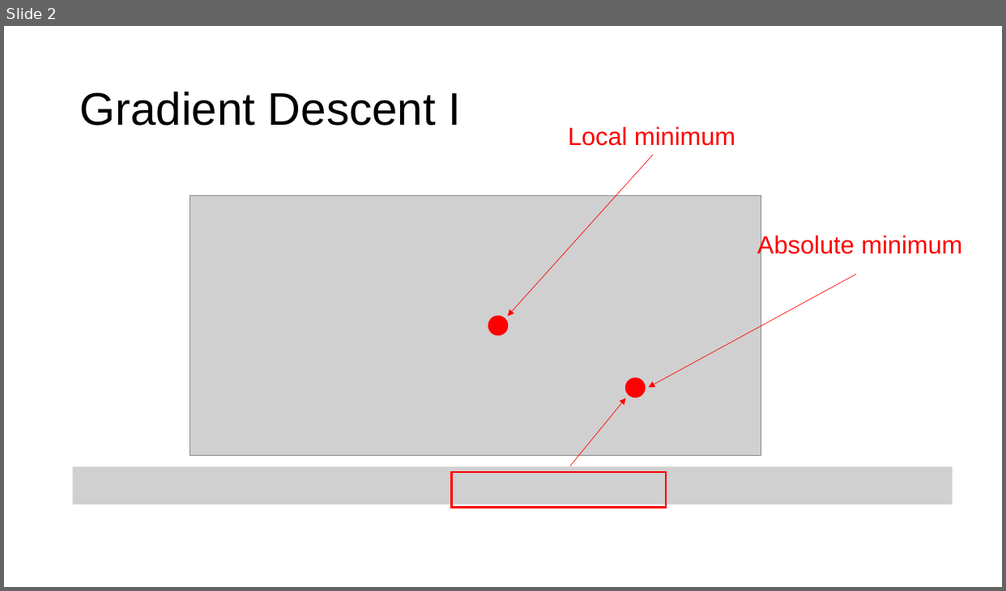
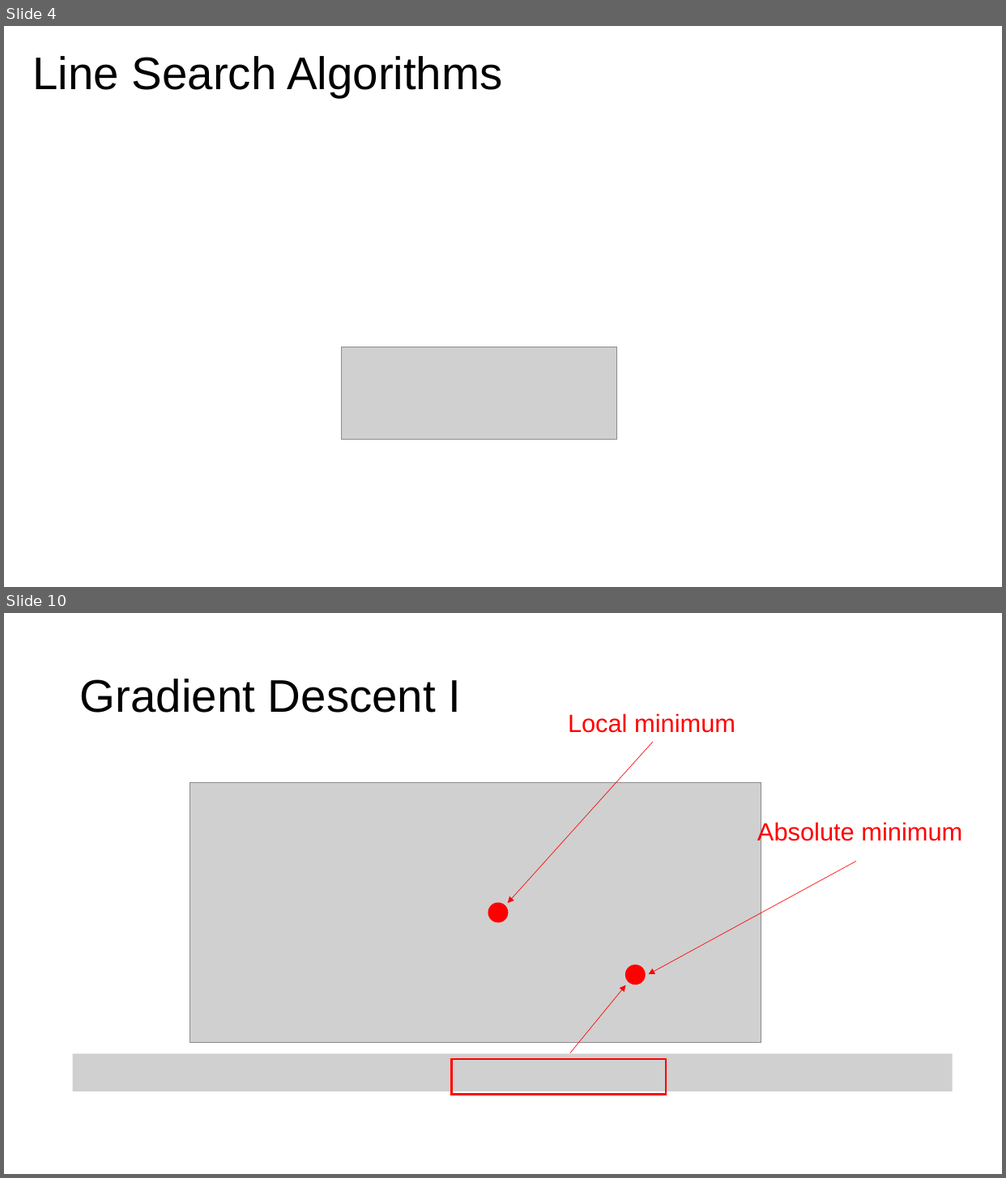
Before and after one commit to toelt-llc/MACHINE-LEARNING-SCHOOL-INAF, a slide deck: DAY1/02 - Calculus and Gradient Descent/Gradient Descent Part I.pptx. Shown one above the other, each under a label of ours: slide 2 before the commit, slides 4 and 10 after it; the slides between them are not shown. The pictures are 1006x591 and 1006x1178 pixels, drawn with LibreOffice and Linux fonts; fonts in the diff are those of the drawing; grey boxes stand for pictures. Boxes give left, top, right and bottom in pixels: in the first picture for what was removed or moved away, otherwise in the second. Text is boxed around its words. In the diff, an @@ line names an element or a change of style, - is before the commit and + after.

```diff
--- a/DAY1/02 - Calculus and Gradient Descent/Gradient Descent Part I.pptx
+++ b/DAY1/02 - Calculus and Gradient Descent/Gradient Descent Part I.pptx
@@ slide 4 added at <box>4,26,1002,587</box>, background #FFFFFF @@
@@ title added at <box>32,56,503,97</box>, 44 pt, text #000000 @@
+Line Search Algorithms
@@ picture added at <box>341,347,617,440</box> @@
@@ what was slide 2 is now slide 10 @@
```
Also in this commit, not shown: 9 other slides added, 1 slide removed, 3 other files.
